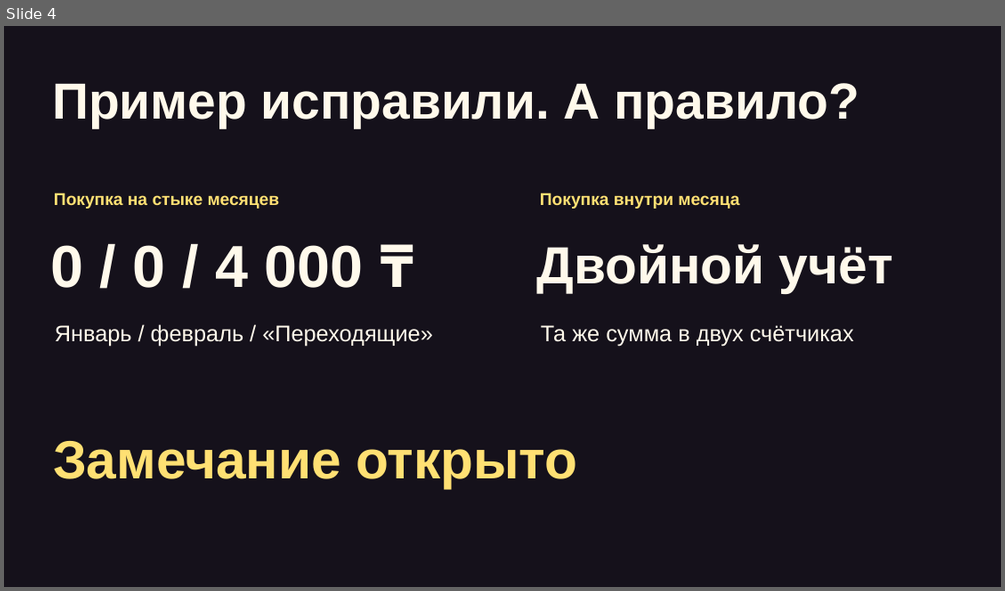
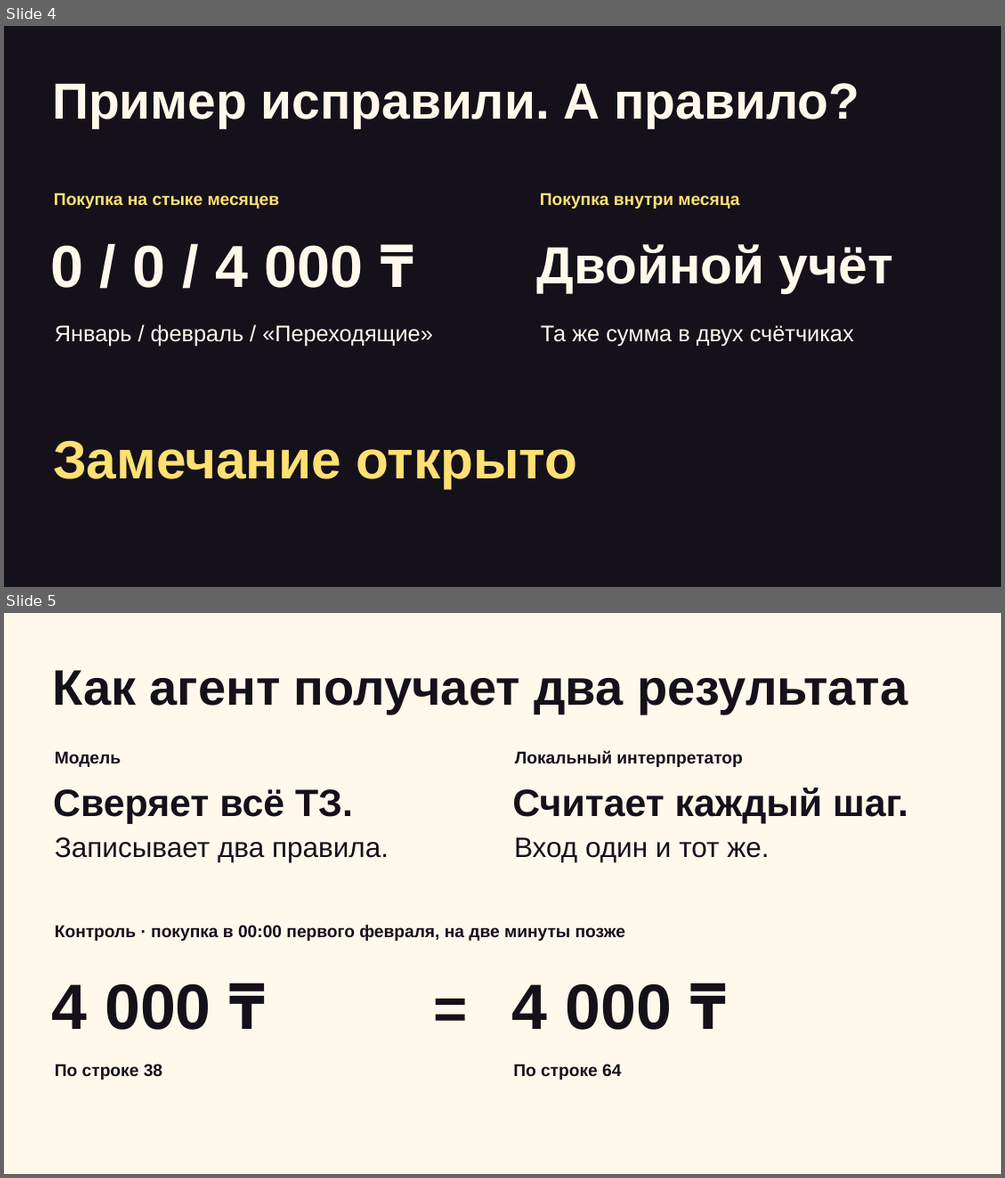
Before and after one commit to gojosatorukz/bcc-requirements-reviewer, a slide deck: presentation/bcc-pitch.pptx. Shown one above the other, each under a label of ours: slide 4 before the commit, slides 4 and 5 after it. The pictures are 1005x591 and 1005x1178 pixels, drawn with LibreOffice and Linux fonts; fonts in the diff are those of the drawing. Boxes give left, top, right and bottom in pixels: in the first picture for what was removed or moved away, otherwise in the second. Text is boxed around its words. In the diff, an @@ line names an element or a change of style, - is before the commit and + after.

```diff
--- a/presentation/bcc-pitch.pptx
+++ b/presentation/bcc-pitch.pptx
@@ slide 5 added at bbox=[4, 613, 1001, 1174], background #FFF9EB @@
@@ text added at bbox=[52, 670, 907, 714], 48 pt, text #15111B, bold @@
+Как агент получает два результата
@@ text added at bbox=[55, 751, 121, 767], 16.5 pt, text #15111B, bold @@
+Модель
@@ text added at bbox=[515, 750, 742, 767], 16.5 pt, text #15111B, bold @@
+Локальный интерпретатор
@@ text added at bbox=[53, 789, 353, 823], 36.8 pt, text #15111B, bold @@
+Сверяет всё ТЗ.
@@ text added at bbox=[512, 787, 908, 823], 36.8 pt, text #15111B, bold @@
+Считает каждый шаг.
@@ text added at bbox=[55, 837, 388, 862], 27 pt, text #15111B @@
+Записывает два правила.
@@ text added at bbox=[514, 837, 769, 862], 27 pt, text #15111B @@
+Вход один и тот же.
@@ text added at bbox=[55, 925, 625, 941], 16.5 pt, text #15111B, bold @@
+Контроль · покупка в 00:00 первого февраля, на две минуты позже
@@ text added at bbox=[51, 984, 211, 1030], 61.5 pt, text #15111B, bold @@
+4 000 ₸
@@ text added at bbox=[434, 966, 504, 1045], 56.2 pt, text #15111B, bold @@
+=
@@ text added at bbox=[512, 984, 672, 1030], 61.5 pt, text #15111B, bold @@
+4 000 ₸
@@ text added at bbox=[55, 1063, 162, 1079], 16.5 pt, text #15111B, bold @@
+По строке 38
@@ text added at bbox=[513, 1063, 621, 1079], 16.5 pt, text #15111B, bold @@
+По строке 64
```
Also in this commit, not shown: 4 slides changed, 1 other file.
